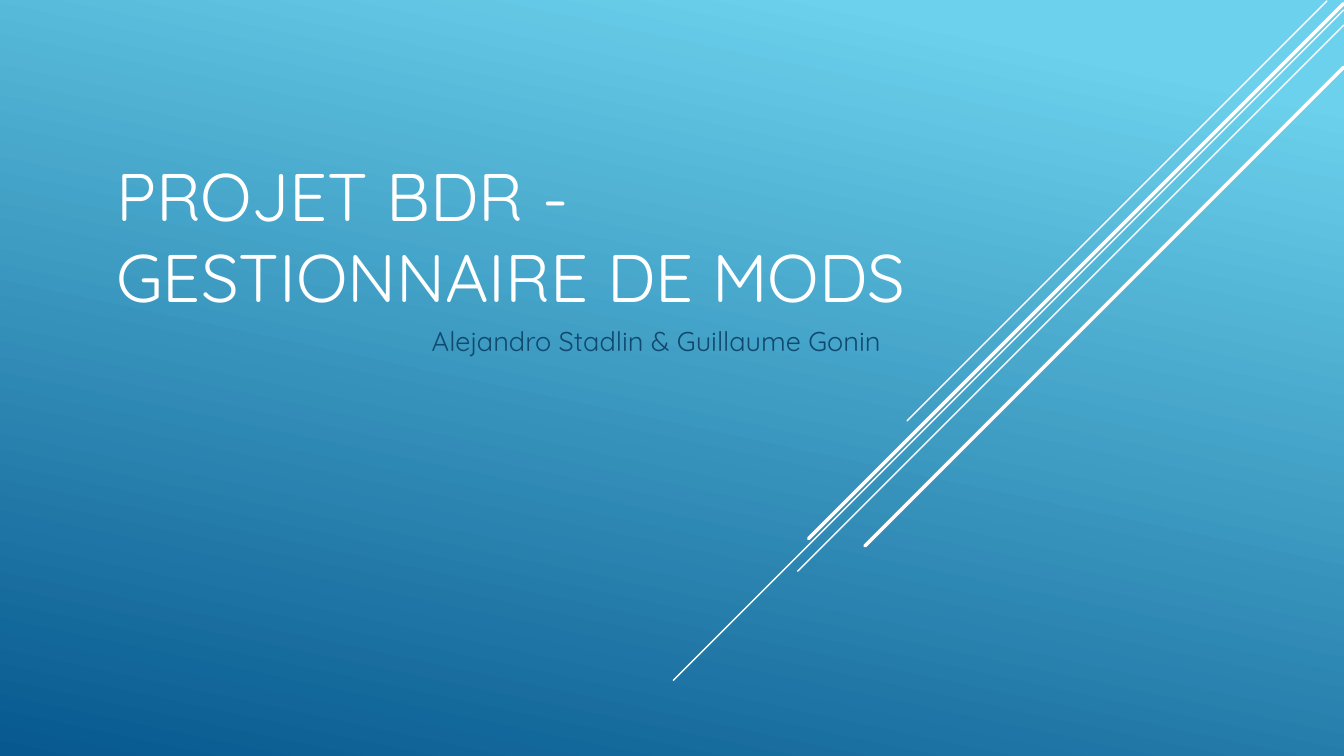
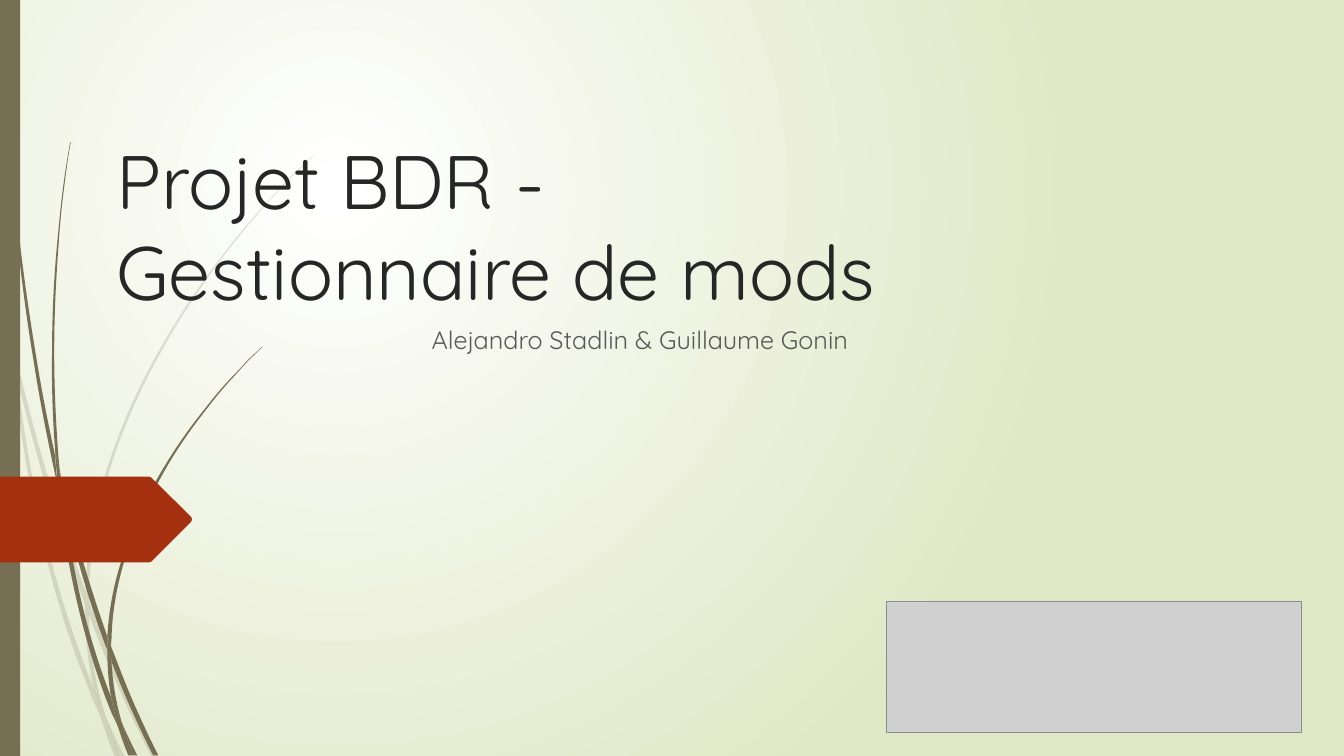
Before and after one commit to LeVraiGG/bdrModsManager, a slide deck: slide 1 of src/main/presentation_projet_bdr.pptx. Drawn at 1344x756 pixels with LibreOffice and Linux fonts; fonts in the diff are those of the drawing; grey boxes stand for pictures. Boxes give left, top, right and bottom in pixels: in the first picture for what was removed or moved away, otherwise in the second. Text is boxed around its words. In the diff, an @@ line names an element or a change of style, - is before the commit and + after.

```diff
--- a/src/main/presentation_projet_bdr.pptx
+++ b/src/main/presentation_projet_bdr.pptx
@@ background gradient #6ED2EB to #06588E to gradient #FFFFFF to #DFE8C4 @@
@@ rectangle added at bbox=[0, 0, 20, 756], fill #766F54 @@
@@ line removed from (1344, 10) to (674, 681) @@
@@ line removed from (1344, 25) to (798, 572) @@
@@ line removed from (1344, 4) to (809, 538) @@
@@ line removed from (1327, 1) to (907, 421) @@
@@ line removed from (1344, 68) to (865, 546) @@
@@ title at bbox=[116, 156, 875, 301]: text changed; size 48 to 54 pt; text colour #FFFFFF to #262626 @@
-PROJET BDR -
-GESTIONNAIRE DE MODS
+Projet BDR -
+Gestionnaire de mods
@@ subtitle "Alejandro Stadlin & Guillaume Gonin" at bbox=[432, 330, 848, 354]: size 19.4 to 18 pt, text colour #0F496F to #595959 @@
@@ freeform shape added at bbox=[0, 477, 193, 563], fill #A53010 @@
@@ picture added at bbox=[886, 602, 1302, 733] @@
@@ group added at bbox=[0, 154, 315, 756]: 10 freeform shapes @@
@@ group added at bbox=[3, 0, 262, 756]: 12 freeform shapes @@
```
Also in this commit, not shown: 9 slides added, 7 slides removed, 1 other file.
